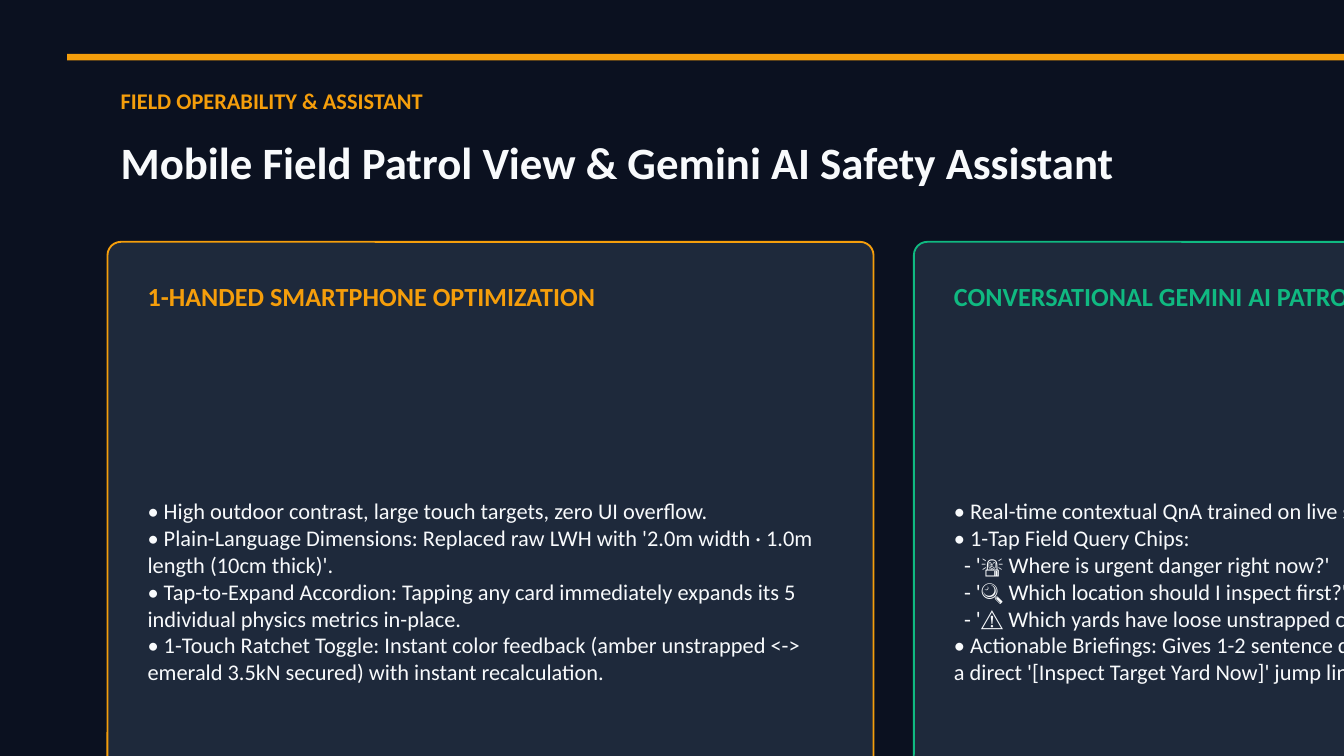
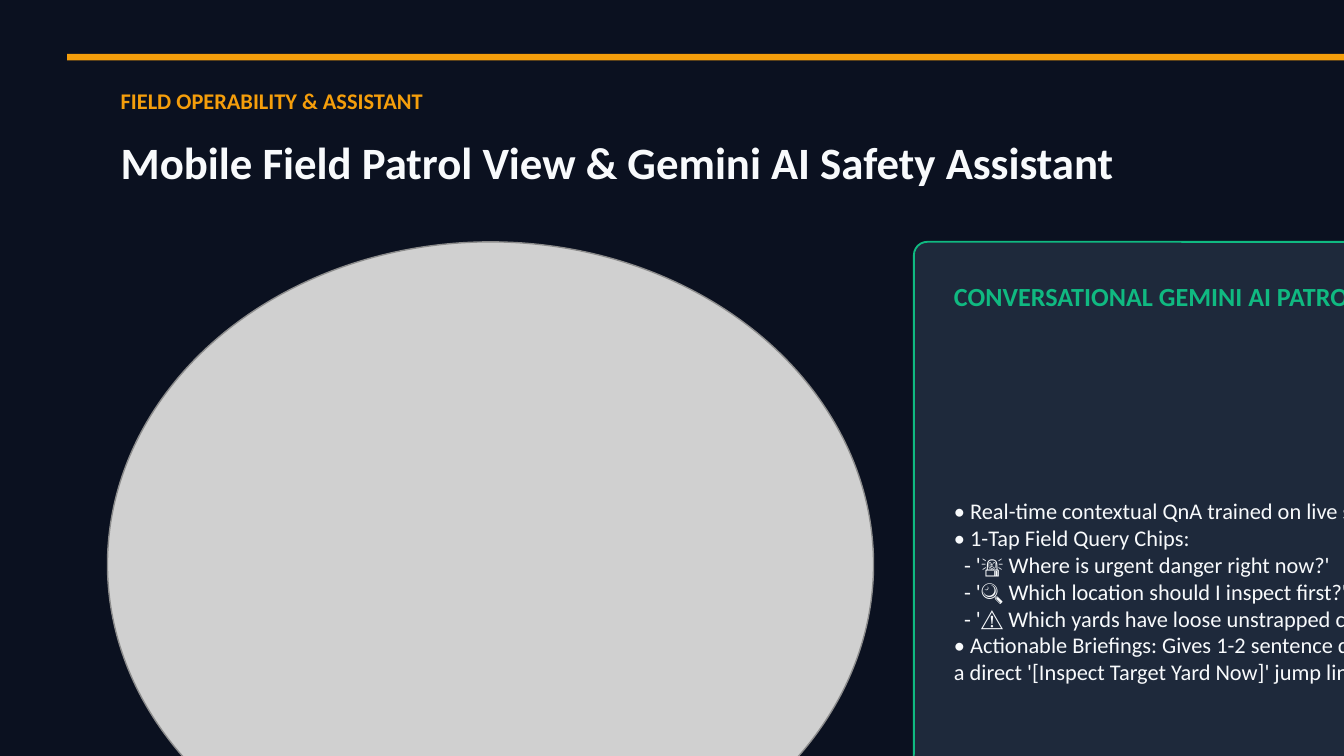
Before and after one commit to chl4890620123-collab/Star-Developer-2648, a slide deck: slide 8 of public/SafeStack_Weather_Guard_Presentation.pptx. Drawn at 1344x756 pixels with LibreOffice and Linux fonts; fonts in the diff are those of the drawing; grey boxes stand for pictures. Boxes give left, top, right and bottom in pixels: in the first picture for what was removed or moved away, otherwise in the second. Text is boxed around its words. In the diff, an @@ line names an element or a change of style, - is before the commit and + after.

```diff
--- a/public/SafeStack_Weather_Guard_Presentation.pptx
+++ b/public/SafeStack_Weather_Guard_Presentation.pptx
@@ rounded rectangle removed at (108,242,874,756) @@
@@ picture added at (108,242,874,756) @@
@@ text removed at (148,289,595,306) @@
-1-HANDED SMARTPHONE OPTIMIZATION
@@ text removed at (148,503,812,683) @@
-• High outdoor contrast, large touch targets, zero UI overflow.
-• Plain-Language Dimensions: Replaced raw LWH with '2.0m width · 1.0m length (10cm thick)'.
-• Tap-to-Expand Accordion: Tapping any card immediately expands its 5 individual physics metrics in-place.
-• 1-Touch Ratchet Toggle: Instant color feedback (amber unstrapped <-> emerald 3.5kN secured) with instant recalculation.
```
Also in this commit, not shown: 3 other slides changed, 34 other files.
